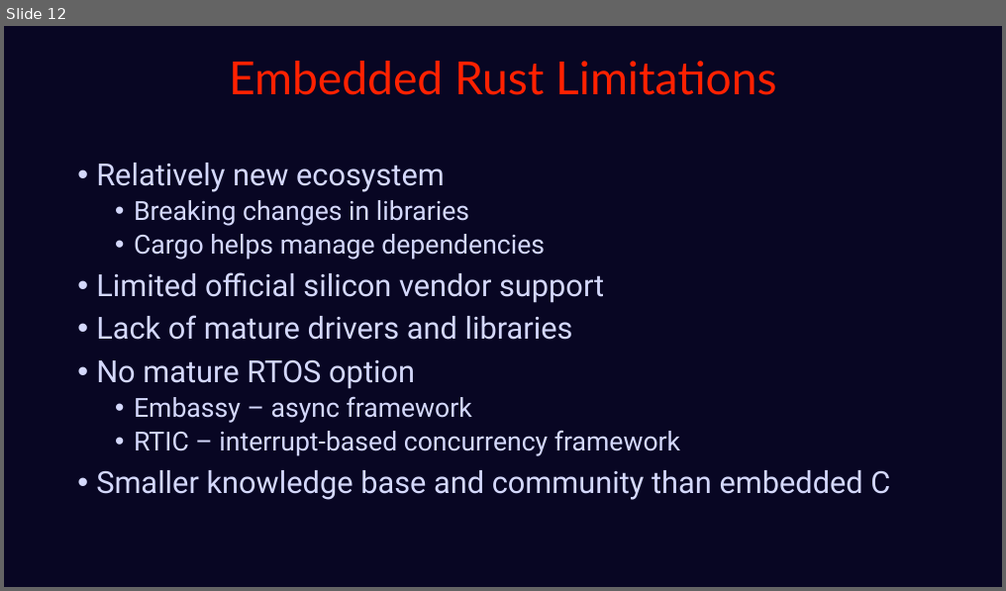
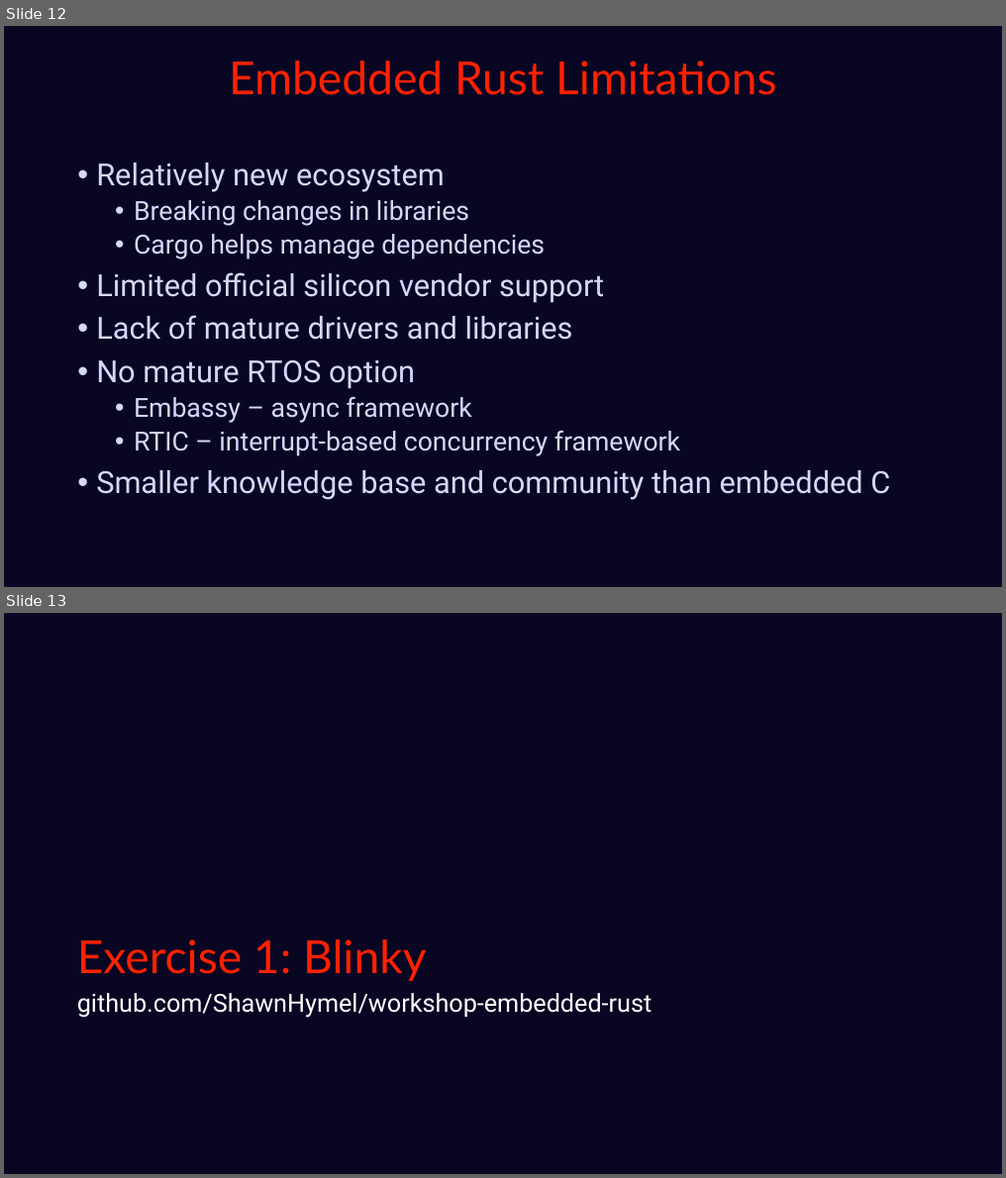
Before and after one commit to tnhabib/supercon-workshop-embedded-rust, a slide deck: slides/Slides.pptx. Shown one above the other, each under a label of ours: slide 12 before the commit, slides 12 and 13 after it. The pictures are 1006x591 and 1006x1178 pixels, drawn with LibreOffice and Linux fonts; fonts in the diff are those of the drawing. Boxes give left, top, right and bottom in pixels: in the first picture for what was removed or moved away, otherwise in the second. Text is boxed around its words. In the diff, an @@ line names an element or a change of style, - is before the commit and + after.

```diff
--- a/slides/Slides.pptx
+++ b/slides/Slides.pptx
@@ slide 13 added at (4, 613, 1002, 1174), background #080623 @@
@@ title added at (77, 940, 426, 981), 66 pt, text #FF2100 @@
+Exercise 1: Blinky
@@ text added at (77, 993, 652, 1018), 36 pt, text #FFFFFF @@
+github.com/ShawnHymel/workshop-embedded-rust
```
Also in this commit, not shown: 7 other slides added, 30 other files.
